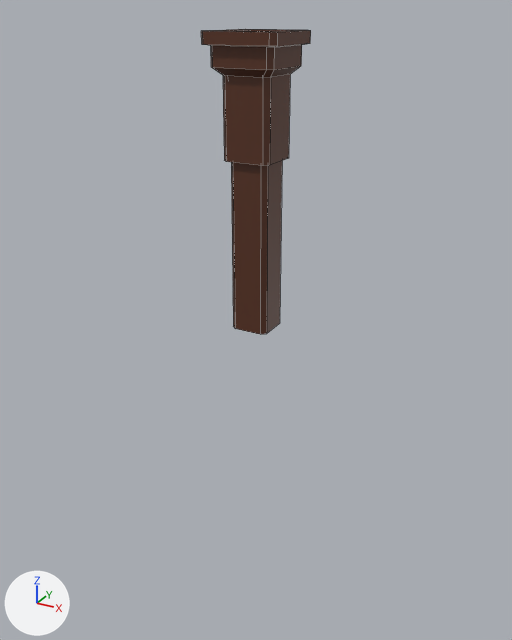
One commit to the Blender file assets/pipe.blend: the scene before it, then after it.
Rendered twice from a 50 mm camera at (17.6, -32.0, 3.9) aimed at (-0.5, 0.8, -12.4). Arrows for +X, +Y and +Z are at lower left; the lights stay in place. Mesh edges are drawn as thin lines.

In view in the first picture: 'pipe'.
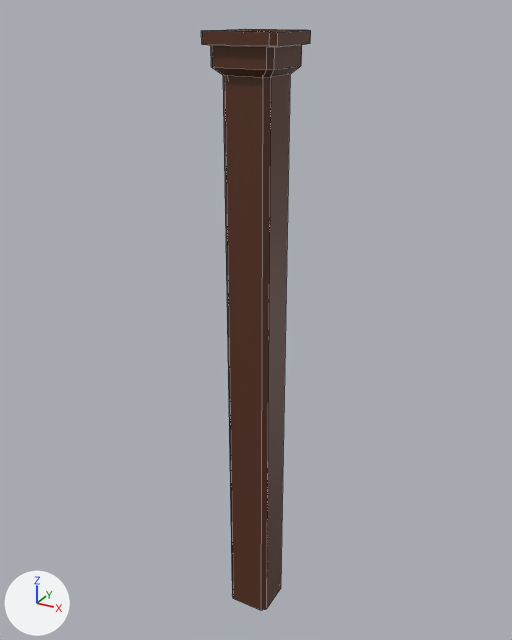
Commit message: elongate pipe

Location of each change, [x1, y1, x2, y2] in pixels of the pictures (512 x 640 px; the box of a moved part takes in the faces that stretch with it):
'pipe', reshaped (90% taller)
    before: [201, 29, 311, 334]
    after: [201, 29, 311, 610]
part 1 of me_cube, moved or reshaped
    before: [224, 98, 289, 166]
    after: [224, 98, 289, 610]
part 2 of me_cube, moved or reshaped (not visible afterwards)
    before: [231, 161, 282, 334]

The change, as a diff of the scene's bpy script:
```diff
--- a/assets/pipe.blend.py
+++ b/assets/pipe.blend.py
@@ me_cube @@
 me_cube.from_pydata(...)  # 72 vertices, 64 faces; spans x -2.0..2.0, y -2.0..2.0, z -12.3..3.0
 # used by ob_pipe; location = (0.0, 0.0, 0.0)
 # before: 2 (1.0, 1.3, -3.1), 3 (1.3, 1.0, -3.1) at pixel (288, 158), 6 (1.3, -1.0, -3.1) at pixel (269, 165), 7 (1.0, -1.3, -3.1) at pixel (262, 165), 10 (-1.3, 1.0, -3.1)
 # before: 11 (-1.0, 1.3, -3.1), 14 (-1.0, -1.3, -3.1) at pixel (226, 161), 15 (-1.3, -1.0, -3.1) at pixel (224, 160)
 # before: 64 (0.8, -1.1, -12.3) at pixel (260, 334), 65 (1.1, -0.8, -12.3) at pixel (266, 333), 66 (-1.1, -0.8, -12.3) at pixel (233, 326), 67 (-0.8, -1.1, -12.3) at pixel (235, 328), 68 (1.1, 0.8, -12.3) at pixel (279, 323)
 # before: 69 (0.8, 1.1, -12.3), 70 (-0.8, 1.1, -12.3), 71 (-1.1, 0.8, -12.3)
+# me_cube part 1
+for i in [2, 3, 6, 7, 10, 11, 14, 15]: me_cube.vertices[i].co += Vector((0.0, 0.0, -28.9))
+# me_cube part 2
+for i in [*range(64, 72)]: me_cube.vertices[i].co += Vector((0.0, 0.0, -19.7))
 me_cube.materials.append(mat_pipe)
```
